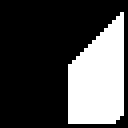
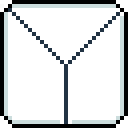
Two versions of the same layered image (128×128). Layer-by-layer changes:
hid "maskC" over (0, 0, 128, 128)
hid "maskLayer" over (0, 0, 128, 128)
added layer "Highlight" above "Pasted Layer" over (4, 4, 124, 124)
